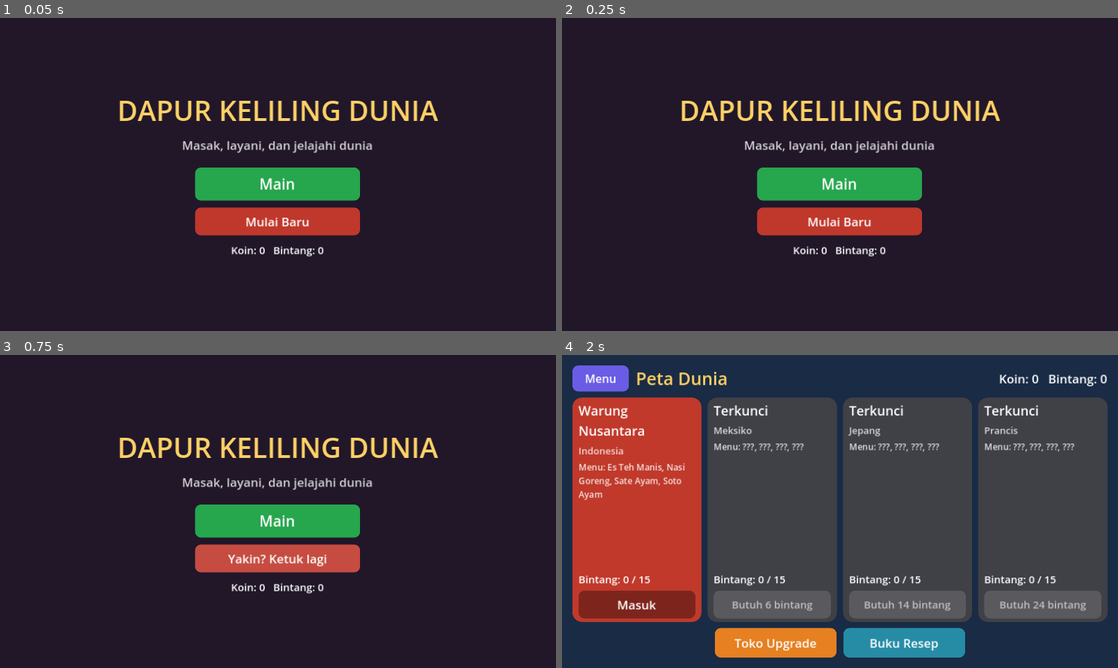
Above: before the commit, frames 1-4 (two rows, left to right).
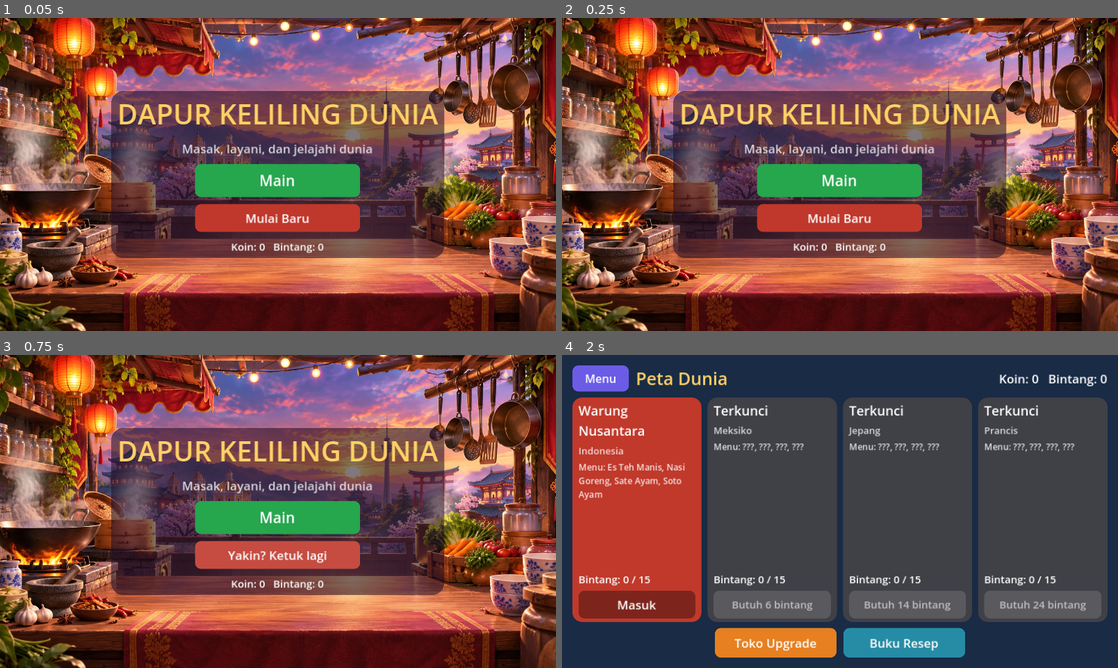
Above: after the commit, the same moments.

Repository: hadydaw/dapur-keliling-dunia
Game: Godot game, scene res://scenes/main.tscn
The game is run twice, just before and just after one commit, with the same random seed, the same clock (stepped at 60 frames per second) and the same inputs.
Inputs:
- Up to frame 1 (0.05 s): no input
- Up to frame 2 (0.25 s): no input
- Up to frame 3 (0.75 s): click "Mulai Baru" at 0.5 s
- Up to frame 4 (2 s): click "Main" at 1.25 s

The runs differ from the first frame. In frame 1, 91% of the frame differs, in the area x 0-100%, y 0-100%; in frame 2, 91%; in frame 3, 91%; in frame 4, nothing differs.

Commit message:
Latar menu beranimasi (gambar + efek uap, kilau, lampu, api)
Co-Authored-By: Claude Sonnet 5.5 <noreply@anthropic.com>
Claude-Session: https://claude.ai/code/session_011EntzXR2BpcjDYDQYm7Xs9

Diff:
--- a/scripts/screens/menu_screen.gd
+++ b/scripts/screens/menu_screen.gd
@@ -1,6 +1,7 @@
 extends Control
 
 const UI = preload("res://scripts/ui_kit.gd")
+const AnimatedBg = preload("res://scripts/ui/animated_bg.gd")
 
 signal navigate(screen: String, params: Dictionary)
 
@@ -14,15 +15,16 @@
 
 func _ready() -> void:
 	UI.fill(self)
-	UI.background(self, Color(0.13, 0.09, 0.16))
+	add_child(AnimatedBg.new())
 	var mc := UI.margin_root(self, 24)
 	var center := CenterContainer.new()
 	mc.add_child(center)
+	var card := UI.panel(Color(0.1, 0.04, 0.14, 0.55), 28)
+	center.add_child(card)
 	var v := UI.vbox(16)
-	center.add_child(v)
+	card.add_child(v)
 	v.add_child(UI.label("DAPUR KELILING DUNIA", 64, Color(1, 0.82, 0.4), HORIZONTAL_ALIGNMENT_CENTER))
 	v.add_child(UI.label("Masak, layani, dan jelajahi dunia", 28, Color(1, 1, 1, 0.8), HORIZONTAL_ALIGNMENT_CENTER))
-	v.add_child(UI.spacer())
 	var play := UI.button("Main", Vector2(380, 76), Color(0.15, 0.65, 0.3), 34)
 	play.size_flags_horizontal = Control.SIZE_SHRINK_CENTER
 	play.pressed.connect(func(): navigate.emit("world_map", {}))
--- /dev/null
+++ b/scripts/ui/animated_bg.gd
@@ -0,0 +1,114 @@
+extends Control
+## Latar menu beranimasi: satu gambar + lapisan efek (uap, kilau lentera, lampu, api, gerak kamera).
+## Titik efek ditulis dalam koordinat gambar (0..1) supaya tetap pas di rasio layar apa pun.
+
+const TEX := preload("res://assets/menu_bg.jpg")
+
+const LANTERNS := [Vector2(0.1465, 0.074), Vector2(0.1926, 0.218)]
+const BULBS := [Vector2(0.511, 0.040), Vector2(0.565, 0.069), Vector2(0.4575, 0.085),
+	Vector2(0.681, 0.011), Vector2(0.743, 0.013), Vector2(0.622, 0.045)]
+const FIRE := Vector2(0.095, 0.63)
+const SUN := Vector2(0.628, 0.377)
+const STEAM := [Vector2(0.066, 0.47), Vector2(0.251, 0.50), Vector2(0.7775, 0.53)]
+
+var t: float = 0.0
+var glow_tex: GradientTexture2D
+var glow_layer: Control
+var steam_nodes: Array = []
+
+
+func _ready() -> void:
+	set_anchors_and_offsets_preset(Control.PRESET_FULL_RECT)
+	mouse_filter = Control.MOUSE_FILTER_IGNORE
+	clip_contents = true
+	glow_tex = GradientTexture2D.new()
+	glow_tex.fill = GradientTexture2D.FILL_RADIAL
+	glow_tex.fill_from = Vector2(0.5, 0.5)
+	glow_tex.fill_to = Vector2(1.0, 0.5)
+	glow_tex.width = 128
+	glow_tex.height = 128
+	var g := Gradient.new()
+	g.colors = PackedColorArray([Color(1, 1, 1, 1), Color(1, 1, 1, 0)])
+	g.offsets = PackedFloat32Array([0.0, 1.0])
+	glow_tex.gradient = g
+
+	glow_layer = Control.new()
+	glow_layer.mouse_filter = Control.MOUSE_FILTER_IGNORE
+	var mat := CanvasItemMaterial.new()
+	mat.blend_mode = CanvasItemMaterial.BLEND_MODE_ADD
+	glow_layer.material = mat
+	add_child(glow_layer)
+	glow_layer.set_anchors_and_offsets_preset(Control.PRESET_FULL_RECT)
+	glow_layer.draw.connect(_draw_glows)
+
+	for i in STEAM.size():
+		var p := CPUParticles2D.new()
+		p.texture = glow_tex
+		p.amount = 14
+		p.lifetime = 3.2
+		p.preprocess = 3.0
+		p.direction = Vector2(0, -1)
+		p.spread = 22.0
+		p.gravity = Vector2(6, -14)
+		p.initial_velocity_min = 18.0
+		p.initial_velocity_max = 36.0
+		p.scale_amount_min = 0.5
+		p.scale_amount_max = 1.1
+		var ramp := Gradient.new()
+		ramp.colors = PackedColorArray([Color(1, 1, 1, 0.0), Color(1, 0.97, 0.92, 0.22), Color(1, 1, 1, 0.0)])
+		ramp.offsets = PackedFloat32Array([0.0, 0.3, 1.0])
+		p.color_ramp = ramp
+		add_child(p)
+		steam_nodes.append(p)
+	resized.connect(_layout_steam)
+	_layout_steam()
+
+
+## Pemetaan koordinat gambar (0..1) -> piksel layar, mode "cover" + zoom pelan.
+func _map() -> Dictionary:
+	var iw: float = TEX.get_width()
+	var ih: float = TEX.get_height()
+	var s: float = maxf(size.x / iw, size.y / ih) * (1.04 + 0.012 * sin(t * 0.25))
+	var draw_size := Vector2(iw, ih) * s
+	var off := (size - draw_size) * 0.5 + Vector2(sin(t * 0.18) * 6.0, 0.0)
+	return {"s": s, "off": off, "size": draw_size}
+
+
+func _to_screen(p: Vector2) -> Vector2:
+	var m := _map()
+	return m["off"] + p * (m["size"] as Vector2)
+
+
+func _layout_steam() -> void:
+	for i in steam_nodes.size():
+		steam_nodes[i].position = _to_screen(STEAM[i])
+
+
+func _process(delta: float) -> void:
+	t += delta
+	_layout_steam()
+	queue_redraw()
+	glow_layer.queue_redraw()
+
+
+func _draw() -> void:
+	var m := _map()
+	draw_texture_rect(TEX, Rect2(m["off"], m["size"]), false)
+
+
+func _glow(center: Vector2, radius: float, color: Color) -> void:
+	glow_layer.draw_texture_rect(glow_tex, Rect2(center - Vector2(radius, radius), Vector2(radius, radius) * 2.0), false, color)
+
+
+func _draw_glows() -> void:
+	var m := _map()
+	var k: float = m["s"] * 0.6
+	for i in LANTERNS.size():
+		var pulse: float = 0.5 + 0.5 * sin(t * 1.6 + i * 1.9)
+		_glow(_to_screen(LANTERNS[i]), 70.0 * k * (1.0 + 0.1 * pulse), Color(1.0, 0.45, 0.15, 0.22 + 0.16 * pulse))
+	for i in BULBS.size():
+		var tw: float = 0.5 + 0.5 * sin(t * (2.2 + i * 0.37) + i * 2.3)
+		_glow(_to_screen(BULBS[i]), 34.0 * k, Color(1.0, 0.85, 0.5, 0.15 + 0.4 * tw))
+	var flick: float = 0.6 + 0.4 * sin(t * 11.0) * sin(t * 5.3 + 1.0)
+	_glow(_to_screen(FIRE), 90.0 * k, Color(1.0, 0.5, 0.1, 0.18 + 0.22 * flick))
+	_glow(_to_screen(SUN), 120.0 * k, Color(1.0, 0.7, 0.4, 0.14 + 0.05 * sin(t * 0.7)))
Binary file added: assets/menu_bg.jpg
Not shown, added: assets/menu_bg.jpg.import
Not shown, changed: docs/CHANGELOG.md
